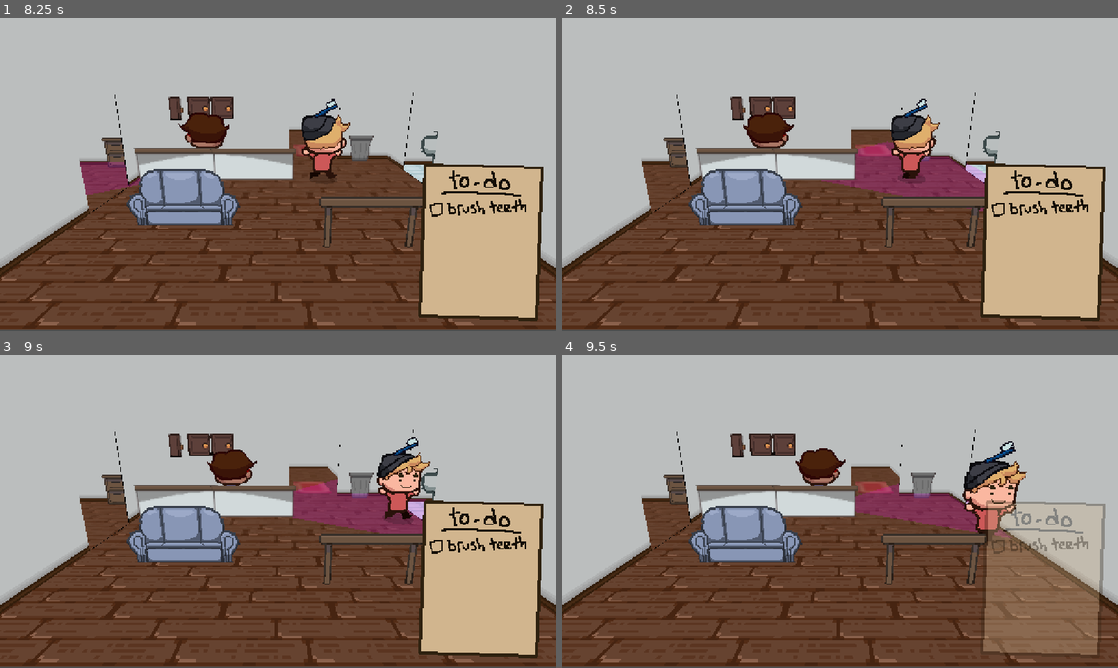
Above: before the commit, frames 1-4 (two rows, left to right).
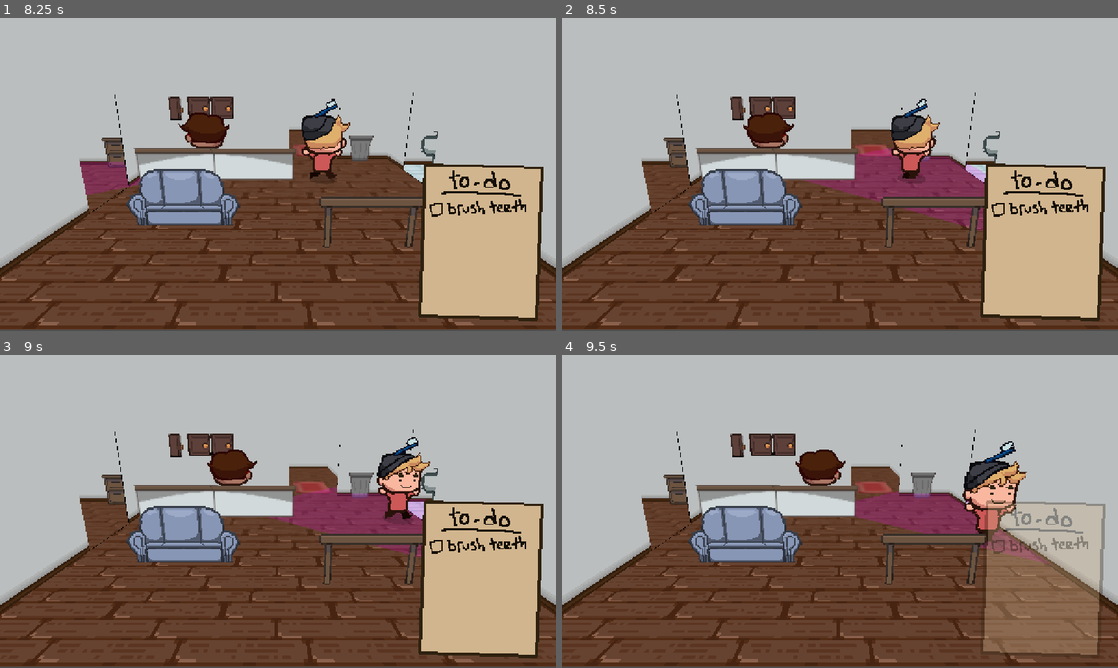
Above: after the commit, the same moments.

Repository: geekazodium/RIT-Halloween-Game-Jam-2025
Game: Godot game, scene res://menu/menu.tscn
Two runs of this game, one before a commit and one after it. Both use one fixed random seed, a clock stepped at 60 frames per second and the inputs below. The engine's default icon, where the game draws it, is replaced by a stand-in: a white triangle on a blue panel in a dark square.
Inputs (mouse positions are in pixels of both pictures, inside the frame that each line leads up to):
- Up to frame 1 (8.25 s): click (278, 202) at 0.5 s; move the mouse to (400, 158) at 1.27 s; hold D (move_right) 1.28-2.03 s; tap Space (interact) every 0.75 s from 1.35 to 8.1 s; move the mouse to (166, 190) at 2.02 s; hold S (move_down) 2.03-2.78 s; move the mouse to (333, 105) at 2.77 s; hold D (move_right) 2.78-3.53 s; move the mouse to (250, 237) at 3.52 s; hold W (move_up) 3.53-4.28 s; move the mouse to (444, 221) at 4.27 s; hold A (move_left) 4.28-5.78 s; move the mouse to (111, 127) at 5.02 s; move the mouse to (305, 174) at 5.77 s; hold S (move_down) 5.78-6.53 s; move the mouse to (194, 96) at 6.52 s; hold D (move_right) 6.53-7.28 s; move the mouse to (400, 158) at 7.27 s; hold W (move_up) 7.28-8.03 s; move the mouse to (166, 190) at 8.02 s; hold D (move_right) from 8.03 s (still down)
- Up to frame 2 (8.5 s): keep holding D (move_right)
- Up to frame 3 (9 s): move the mouse to (333, 442) at 8.77 s; release D (move_right) at 8.78 s; hold S (move_down) from 8.78 s (still down); tap Space (interact) at 8.85 s
- Up to frame 4 (9.5 s): keep holding S (move_down)

Frame 1 is identical in both runs. In frame 2, 0.9% of the frame differs, in the area x 33-76%, y 30-68%; in frame 3, 0.7%; in frame 4, 1.1%, in the area x 42-88%, y 29-68%.

Commit message:
feature: roommate puts everything on pause if player is holding item they need

Diff:
--- a/player/player.tscn
+++ b/player/player.tscn
@@ -191,7 +191,7 @@
 radius = 0.69873047
 
 [node name="Player" type="CharacterBody3D" node_paths=PackedStringArray("sprite", "wishDir", "movement_direction")]
-collision_layer = 2
+collision_layer = 34
 collision_mask = 5
 script = ExtResource("1_rkbax")
 sprite = NodePath("AnimatedSprite3D")
--- a/roommate/player_detection_radius.gd
+++ b/roommate/player_detection_radius.gd
@@ -7,6 +7,9 @@
 @export var suspicion_decay_per_second: float = .1;
 var suspicion: float = 0;
 @export var display_mesh: Node3D;
+const SUSPICIOUS_LAYER: int = 6;
+
+signal suspicious_player_detected(player: Player);
 
 var line_of_sight: RayCast3D:
 	get:
@@ -36,7 +39,6 @@
 	if !suspicious:
 		self.suspicion = max(self.suspicion - self.suspicion_decay_per_second * delta,0);
 
-const SUSPICIOUS_LAYER: int = 6;
 
 func _check_line_of_sight(body: PhysicsBody3D) -> bool:
 	if self.is_colliding_with_suspicious_body(body.global_position - Vector3.UP * .3):
@@ -51,6 +53,9 @@
 	var coll = self.line_of_sight.get_collider();
 	if coll is CollisionObject3D:
 		if coll.get_collision_layer_value(SUSPICIOUS_LAYER):
+			var player_coll: Player = coll as Player;
+			if player_coll != null:
+				self.suspicious_player_detected.emit(player_coll);
 			return true;
 	return false;
 
--- a/roommate/roommate.tscn
+++ b/roommate/roommate.tscn
@@ -296,3 +296,5 @@
 [node name="CollisionShape3D" type="CollisionShape3D" parent="CurrentRoomDetector"]
 shape = SubResource("BoxShape3D_84skn")
 debug_color = Color(0.66625464, 0.3141251, 1, 0.41960785)
+
+[connection signal="suspicious_player_detected" from="PlayerDetection3D" to="RoommateTaskManager" method="_on_suspicious_player_detected"]
--- a/roommate/tasks/roommate_task_manager.gd
+++ b/roommate/tasks/roommate_task_manager.gd
@@ -62,6 +62,10 @@
 func _physics_process(delta: float) -> void:
 	if self.current_task == null:
 		self.wish_dir.target = RoommateGlobalRef.exit_target;
+		return;
+	if self.override_chase_player:
+		self.chase_player_time_left -= delta;
+		self.wish_dir.target = self.player_to_follow;
 		return;
 	match self._state:
 		State.CheckRememberedItem:
@@ -189,3 +193,20 @@
 			self.character_body.swap_item_with_container(target_container);
 			self._init_next_task();
 			print("task done!");
+
+
+@export var chase_player_time: float = 1;
+var chase_player_time_left: float = 0;
+var player_to_follow: Player;
+
+var override_chase_player: bool:
+	get:
+		return chase_player_time_left > 0;
+
+func _on_suspicious_player_detected(player: Player) -> void:
+	if self.current_task == null || player.held_item == null:
+		return;
+	if player.held_item.key != self.current_task.item_needed:
+		return;
+	self.chase_player_time_left = self.chase_player_time;
+	self.player_to_follow = player;
